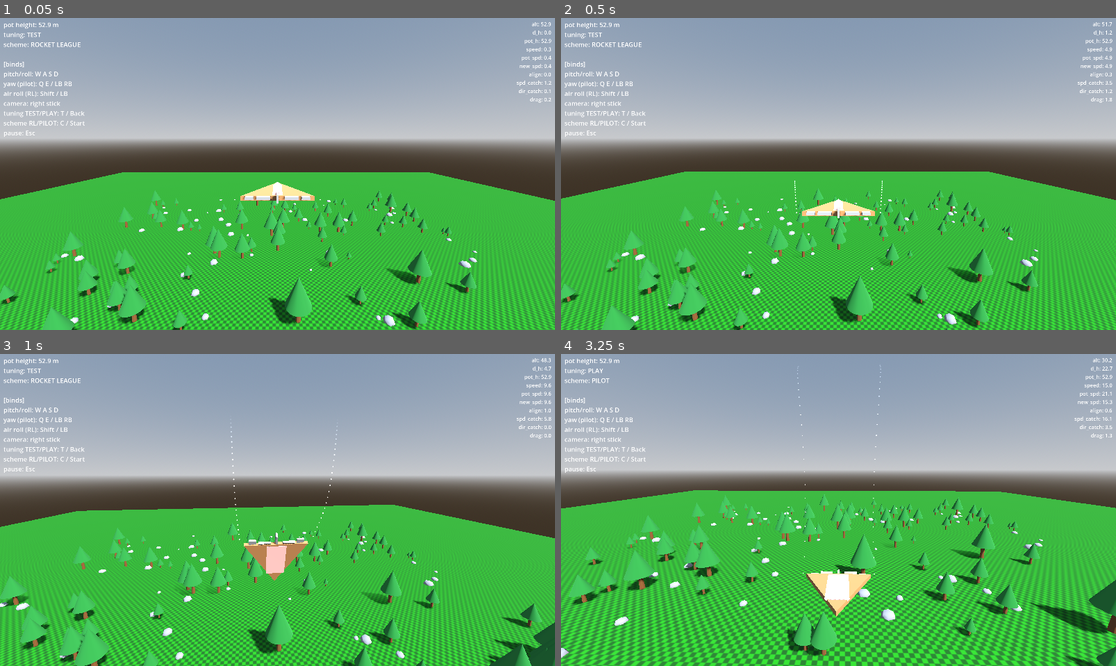
Above: before the commit, frames 1-4 (two rows, left to right).
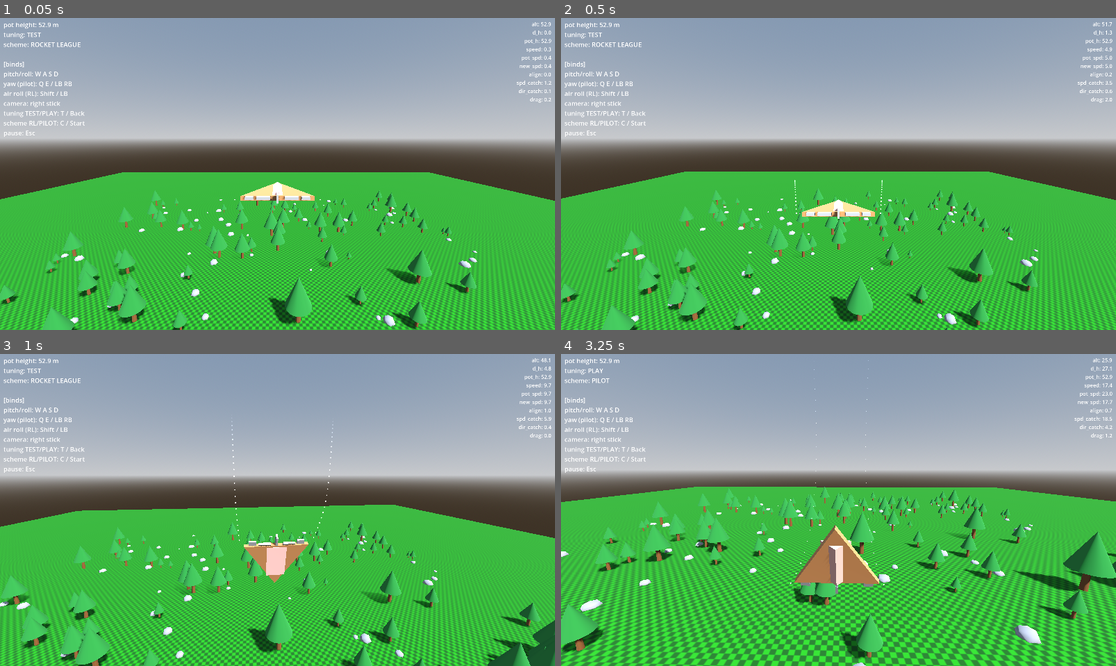
Above: after the commit, the same moments.

Repository: westonkelliher/glider
Game: Godot game, scene res://scenes/main.tscn
Two runs of this game, one before a commit and one after it. Both use one fixed random seed, a clock stepped at 60 frames per second and the inputs below.
Inputs (mouse positions are in pixels of both pictures, inside the frame that each line leads up to):
- Up to frame 1 (0.05 s): no input
- Up to frame 2 (0.5 s): no input
- Up to frame 3 (1 s): tap Enter at 0.5 s; move the mouse to (305, 510) at 0.52 s; hold W (move_forward) from 0.53 s (still down); hold Shift (air_roll) from 0.53 s (still down)
- Up to frame 4 (3.25 s): keep holding W (move_forward); move the mouse to (810, 510) at 1.27 s; release Shift (air_roll) at 1.28 s; tap C (toggle_scheme) at 1.35 s; move the mouse to (849, 503) at 2.02 s; hold T (toggle_tuning) 2.03-2.78 s; move the mouse to (832, 516) at 2.77 s; tap Shift (air_roll) at 2.85 s

Frame 1 is identical in both runs. In frame 2, 0.2% of the frame differs, in the area x 1-100%, y 4-100%; in frame 3, 12%; in frame 4, 32%, in the area x 0-100%, y 1-100%.

Commit message:
Flight: air-brake friction + angle-based direction catchup
Brake drops air_friction to 0.05 (eases back to 1.0), scaling drag and
direction catchup so the craft drifts on its momentum. Direction catchup
reworked to an angle_to + closeness-to-45 model.

Co-Authored-By: Claude Opus 4.8 <noreply@anthropic.com>

Diff:
--- a/scripts/glider_body.gd
+++ b/scripts/glider_body.gd
@@ -29,6 +29,9 @@
 var roll_v := 0.0
 var yaw_v := 0.0
 
+## Air-brake friction: drops while braked, eases back to 1.0 otherwise.
+var air_friction := 1.0
+
 
 ## Pot height (stored potential energy as an equivalent altitude).
 var pot_height := 0.0
@@ -82,6 +85,12 @@
 	# The smoothed control surfaces drive the craft's rotation about its own
 	# local axes, so control stays relative to the glider's orientation.
 	#
+	## air brake — held brake kills friction so the craft drifts on its momentum.
+	if GliderInput.read_braked():
+		air_friction = 0.05
+	else:
+		air_friction = move_toward(air_friction, 1.0, 200.0 * delta)
+	#
 	## current values
 	var current_speed := velocity.length()
 	var current_dir := velocity.normalized() # TODO: look out for magnitude 0 velocity
@@ -89,7 +98,7 @@
 		current_dir = Vector3.DOWN
 	#
 	var nose_dir := (transform.basis * Vector3.FORWARD).normalized()
-	var drag_factor := tuning.DRAG * current_speed * nose_dir.cross(current_dir).length()
+	var drag_factor := air_friction * tuning.DRAG * current_speed * nose_dir.cross(current_dir).length()
 	var nose_dot := velocity.normalized().dot(nose_dir)
 	var rrate := 0.3 + 0.2 * sqrt(velocity.length()) #* nose_dot
 	#
@@ -108,8 +117,9 @@
 	# new values
 	var pot_speed_catchup := 1.0+tuning.POT_SPEED_CATCHUP_MULT*(0.1+current_speed)
 	var new_speed := move_toward(current_speed, pot_speed, pot_speed_catchup * delta)
-	var dir_offset := nose_dir - current_dir
-	var pot_dir_catchup := tuning.POT_DIR_CATCHUP_MULT * current_speed * dir_offset.length()
+	var dir_offset := nose_dir.angle_to(current_dir)
+	var closeness_to_45 := 1.0 - (absf(PI/4.0 - absf(fmod(dir_offset, PI/2.0)))/(PI/4))
+	var pot_dir_catchup := 0.1 + air_friction * tuning.POT_DIR_CATCHUP_MULT * current_speed * sqrt(closeness_to_45)
 	var new_dir := current_dir.move_toward(nose_dir, pot_dir_catchup * delta)# TODO: calculate shortest direct arc from current_dir to pot_dir
 	var new_velocity := new_speed * new_dir
 	#
